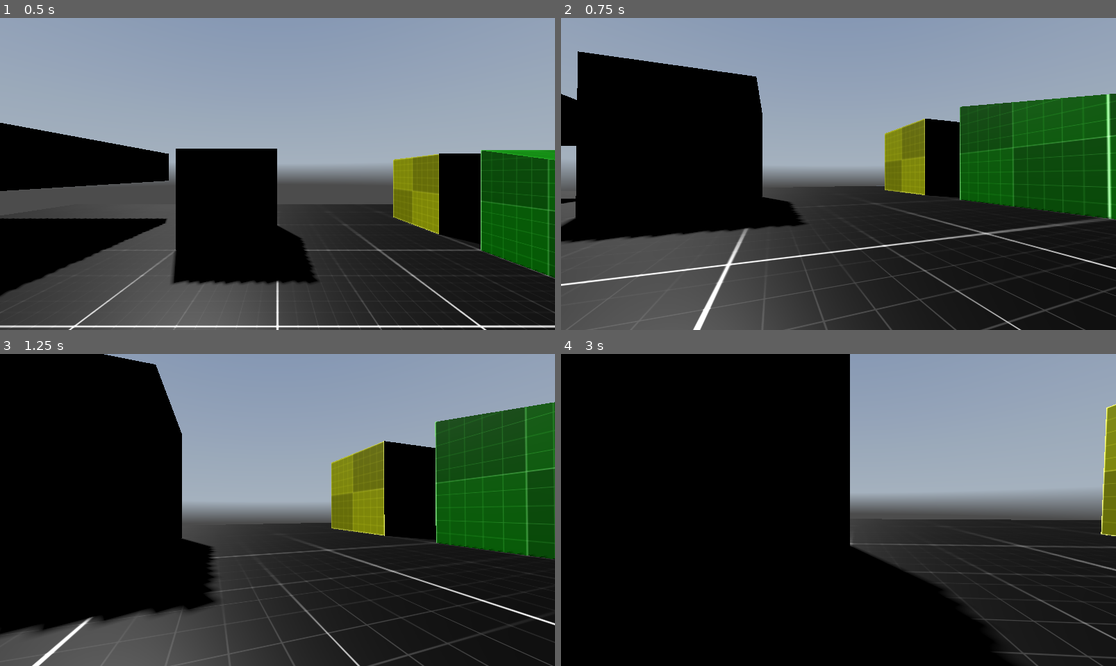
Above: before the commit, frames 1-4 (two rows, left to right).
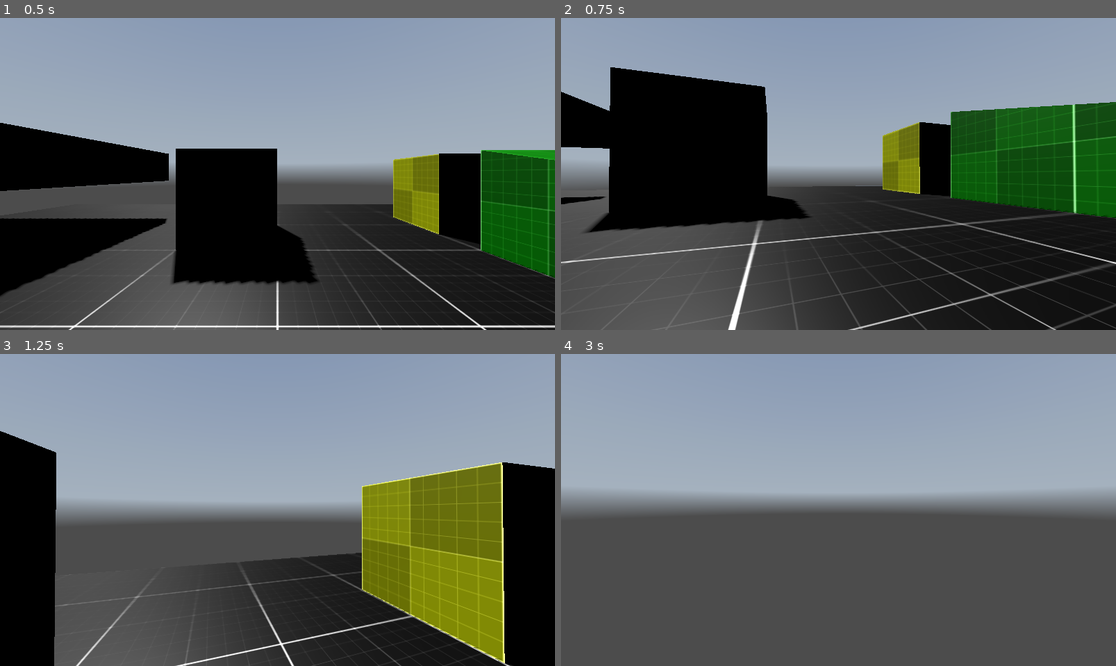
Above: after the commit, the same moments.

Repository: Ednaxx/the_fps_project
Game: Godot game, scene res://levels/level_001.tscn
The game is run twice, just before and just after one commit, with the same random seed, the same clock (stepped at 60 frames per second) and the same inputs. A sky picture missing from this copy of the repository is replaced by a grey-blue gradient.
Inputs (mouse positions are in pixels of both pictures, inside the frame that each line leads up to):
- Up to frame 1 (0.5 s): no input
- Up to frame 2 (0.75 s): tap Enter at 0.5 s; move the mouse to (866, 174) at 0.52 s; hold W (move_forward) from 0.53 s (still down); hold Ctrl (crouch) from 0.53 s (still down)
- Up to frame 3 (1.25 s): keep holding W (move_forward); keep holding Ctrl (crouch); tap Space (jump) at 0.77 s; tap Shift (sprint, bound only after the commit) at 0.8 s
- Up to frame 4 (3 s): keep holding W (move_forward); move the mouse to (810, 510) at 1.27 s; release Ctrl (crouch) at 1.28 s; tap Shift (sprint, bound only after the commit) at 1.35, 2.3 s; tap Space (jump) at 1.52, 2.75 s; tap Ctrl (crouch) at 1.55 s; move the mouse to (849, 503) at 2.02 s; hold Ctrl (crouch) 2.03-2.78 s; move the mouse to (832, 516) at 2.77 s; tap Mouse wheel up (third_person_zoom_in) at 2.85 s

Frame 1 is identical in both runs. In frame 2, 12% of the frame differs, in the area x 0-100%, y 10-100%; in frame 3, 49%; in frame 4, 74%, in the area x 0-100%, y 0-100%.

Commit message:
feat: add sprinting and walking

Diff:
--- a/controllers/scripts/player_controller.gd
+++ b/controllers/scripts/player_controller.gd
@@ -1,8 +1,11 @@
 extends CharacterBody3D
 
 
-@export var DEFAULT_SPEED := 5.0
+@export var WALKING_SPEED := 2.0
+@export var RUNNING_SPEED := 5.0
+@export var SPRINTING_SPEED := 8.0
 @export var CROUCHED_SPEED := 2.0
+
 @export var JUMP_VELOCITY := 4.5
 
 @export var FIRST_PERSON_X_MOUSE_SENSITIVITY := 0.3
@@ -25,10 +28,19 @@
 @export var CROUCH_SHAPE_CAST: ShapeCast3D
 
 enum MovementState {
+	WALKING,
 	RUNNING,
+	SPRINTING,
 	CROUCHING
 }
+
 var _movement_state := MovementState.RUNNING
+var _movement_speeds = {
+	MovementState.WALKING: WALKING_SPEED,
+	MovementState.RUNNING: RUNNING_SPEED,
+	MovementState.SPRINTING: SPRINTING_SPEED,
+	MovementState.CROUCHING: CROUCHED_SPEED,
+}
 
 var _target_camera_distance: float
 var _mouse_rotation: Vector3
@@ -59,7 +71,12 @@
 	elif (Input.is_action_just_pressed("third_person_zoom_out") and !_is_first_person):
 		_target_camera_distance = clamp(_target_camera_distance + 1.0, CAMERA_ZOOM_IN_LIMIT, CAMERA_ZOOM_OUT_LIMIT)
 	elif event.is_action_pressed("crouch") and is_on_floor():
-		_on_crouch_pressed()
+		_crouch()
+	elif event.is_action_pressed("sprint") and is_on_floor():
+		_sprint()
+	elif event.is_action_pressed("walk") and is_on_floor():
+		if _movement_state != MovementState.CROUCHING:
+			_walk()
 
 func _unhandled_input(event: InputEvent) -> void:
 	if (event is InputEventMouseMotion and Input.get_mouse_mode() == Input.MOUSE_MODE_CAPTURED):
@@ -82,12 +99,13 @@
 
 func handle_movement(input_direction: Vector2) -> void:
 	var direction := (transform.basis * Vector3(input_direction.x, 0, input_direction.y)).normalized()
+	var speed = _movement_speeds[_movement_state]
 	if direction:
-		velocity.x = direction.x * DEFAULT_SPEED if _movement_state == MovementState.RUNNING else direction.x * CROUCHED_SPEED
-		velocity.z = direction.z * DEFAULT_SPEED if _movement_state == MovementState.RUNNING else direction.z * CROUCHED_SPEED
+		velocity.x = direction.x * speed
+		velocity.z = direction.z * speed
 	else:
-		velocity.x = move_toward(velocity.x, 0, DEFAULT_SPEED if _movement_state == MovementState.RUNNING else CROUCHED_SPEED)
-		velocity.z = move_toward(velocity.z, 0, DEFAULT_SPEED if _movement_state == MovementState.RUNNING else CROUCHED_SPEED)
+		velocity.x = move_toward(velocity.x, 0, speed)
+		velocity.z = move_toward(velocity.z, 0, speed)
 
 func toggle_camera() -> void:
 	_is_first_person = !_is_first_person
@@ -136,12 +154,21 @@
 	_rotation_input = 0
 	_tilt_input = 0
 
-func _on_crouch_pressed() -> void:
+func _crouch() -> void:
 	if _movement_state == MovementState.CROUCHING and !CROUCH_SHAPE_CAST.is_colliding():
 		CROUCH_ANIMATION_PLAYER.play_backwards("crouch")
+		_movement_state = MovementState.RUNNING
 	elif _movement_state != MovementState.CROUCHING:
 		CROUCH_ANIMATION_PLAYER.play("crouch")
+		_movement_state = MovementState.CROUCHING
 
-func _on_crouch_animation_player_animation_finished(anim_name: StringName) -> void:
-	if anim_name == "crouch":
-		_movement_state = MovementState.CROUCHING if _movement_state == MovementState.RUNNING else MovementState.RUNNING
+func _sprint() -> void:
+	if _movement_state == MovementState.CROUCHING:
+		_crouch()
+	elif _movement_state == MovementState.SPRINTING:
+		_movement_state = MovementState.RUNNING
+		return
+	_movement_state = MovementState.SPRINTING
+
+func _walk() -> void:
+	_movement_state = MovementState.WALKING if _movement_state != MovementState.WALKING else MovementState.RUNNING
--- a/project.godot
+++ b/project.godot
@@ -77,6 +77,16 @@
 "events": [Object(InputEventKey,"resource_local_to_scene":false,"resource_name":"","device":-1,"window_id":0,"alt_press …(195 unchanged characters)…
 ]
 }
+walk={
+"deadzone": 0.2,
+"events": [Object(InputEventKey,"resource_local_to_scene":false,"resource_name":"","device":-1,"window_id":0,"alt_pressed":false,"shift_pressed":false,"ctrl_pressed":false,"meta_pressed":false,"pressed":false,"keycode":0,"physical_keycode":4194327,"key_label":0,"unicode":0,"location":0,"echo":false,"script":null)
+, null]
+}
+sprint={
+"deadzone": 0.2,
+"events": [Object(InputEventKey,"resource_local_to_scene":false,"resource_name":"","device":-1,"window_id":0,"alt_pressed":false,"shift_pressed":false,"ctrl_pressed":false,"meta_pressed":false,"pressed":false,"keycode":0,"physical_keycode":4194325,"key_label":0,"unicode":0,"location":0,"echo":false,"script":null)
+]
+}
 
 [rendering]
 
